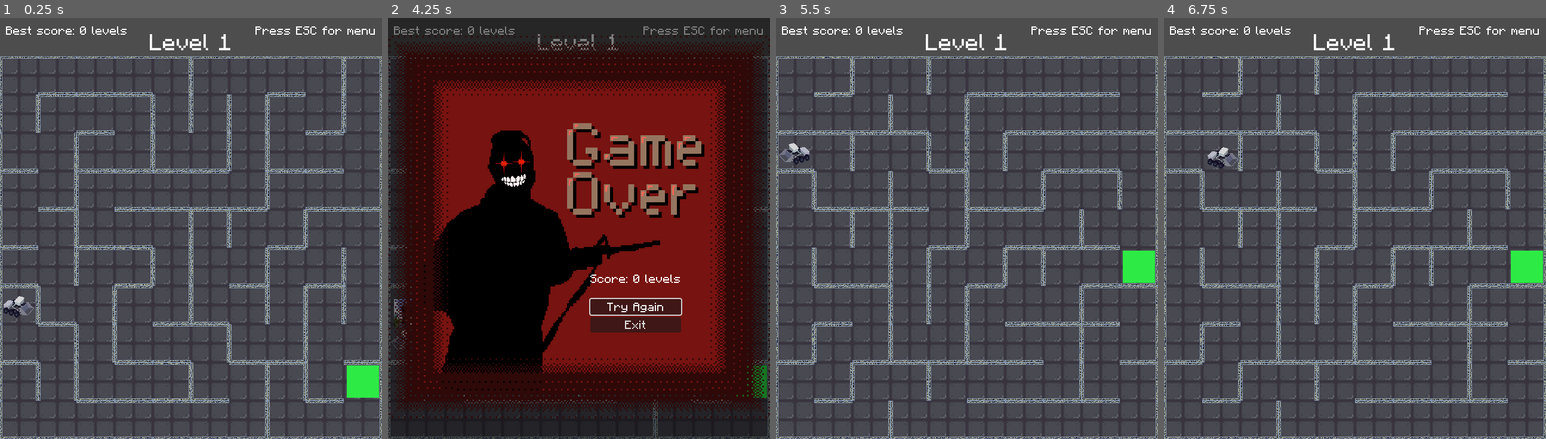
Above: before the commit, frames 1-4 (left to right).
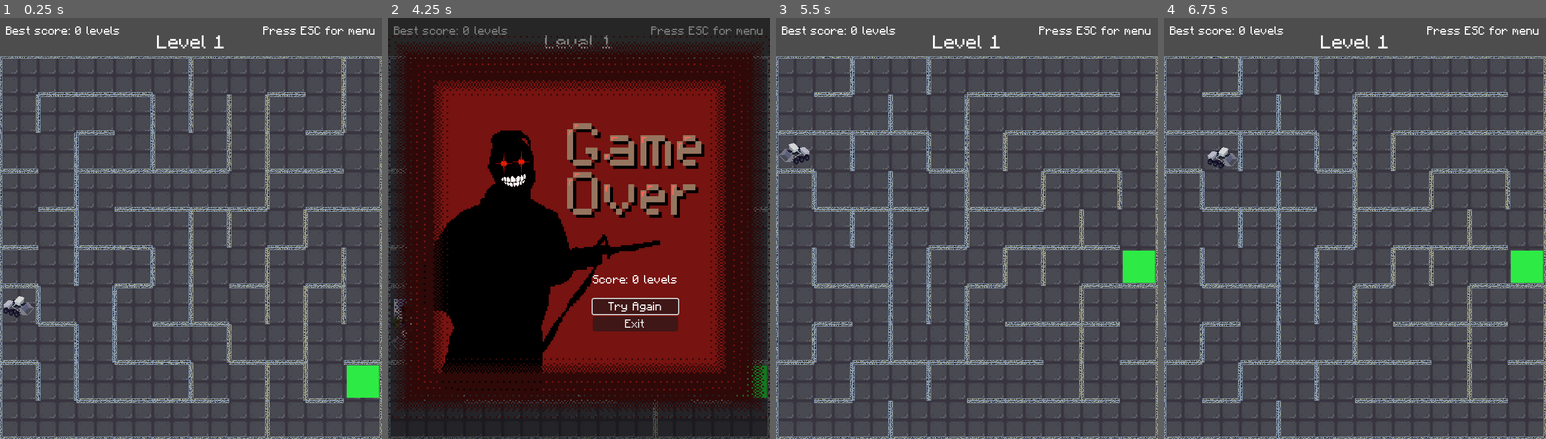
Above: after the commit, the same moments.

Repository: gkim14/CS471_LawlorsLabyrinth
Game: Godot game, scene res://scenes/Main.tscn
The game is run twice, just before and just after one commit, with the same random seed, the same clock (stepped at 60 frames per second) and the same inputs. This scene is started directly instead of the project's main scene.
Inputs:
- Up to frame 1 (0.25 s): no input
- Up to frame 2 (4.25 s): tap Enter at 0.5, 2, 3.5 s; hold D (right) 0.53-1.28 s; tap Space at 1.25, 2.75 s; hold S (down) 1.28-2.03 s; hold D (right) 2.03-2.78 s; hold W (up) 2.78-3.53 s; hold A (left) from 3.53 s (still down); tap Escape (ui_cancel) at 4.15 s
- Up to frame 3 (5.5 s): release A (left) at 4.25 s; click "Try Again" at 4.25 s; hold A (left) from 5.03 s (still down)
- Up to frame 4 (6.75 s): tap Space at 5.75 s; release A (left) at 5.78 s; hold S (down) 5.78-6.53 s; hold D (right) from 6.53 s (still down)

The runs differ from the first frame. In frame 1, 0.8% of the frame differs, in the area x 2-99%, y 1-8%; in frame 2, 1.3%, in the area x 2-99%, y 1-75%; in frame 3, 0.8%; in frame 4, 0.8%.

Commit message:
feat: add transitions between UI elements

Diff:
--- a/project.godot
+++ b/project.godot
@@ -18,6 +18,7 @@
 [autoload]
 
 Global="*res://scripts/global.gd"
+TransitionManager="*res://scripts/transition_manager.gd"
 
 [display]
 
--- a/scenes/GameOver.tscn
+++ b/scenes/GameOver.tscn
@@ -8,6 +8,7 @@
 font_size = 30
 
 [sub_resource type="LabelSettings" id="LabelSettings_6bcno"]
+font_size = 15
 
 [node name="GameOver" type="Control"]
 process_mode = 3
@@ -80,10 +81,12 @@
 layout_mode = 2
 focus_neighbor_top = NodePath("../ExitButton")
 theme_override_fonts/font = ExtResource("3_vuicl")
+theme_override_font_sizes/font_size = 15
 text = "Try Again"
 
 [node name="ExitButton" type="Button" parent="CenterContainer/VBoxContainer"]
 layout_mode = 2
 focus_neighbor_bottom = NodePath("../ResetButton")
 theme_override_fonts/font = ExtResource("3_vuicl")
+theme_override_font_sizes/font_size = 15
 text = "Exit"
--- a/scenes/InstructionsWindow.tscn
+++ b/scenes/InstructionsWindow.tscn
@@ -54,12 +54,13 @@
 size_flags_vertical = 3
 theme_override_fonts/normal_font = ExtResource("2_j4mpu")
 theme_override_fonts/bold_font = ExtResource("3_xj81n")
-theme_override_font_sizes/bold_font_size = 18
+theme_override_font_sizes/normal_font_size = 15
+theme_override_font_sizes/bold_font_size = 20
 bbcode_enabled = true
 text = "[center][b]How To Play[/b][/center]
 
 Objective:
-Complete as many levels as you can without getting      caught by Lawlor!
+Complete as many levels as you can without getting caught by Lawlor!
 
 Controls:
 Use arrow keys or WASD to move.
@@ -67,10 +68,10 @@
 "
 fit_content = true
 scroll_active = false
-autowrap_mode = 1
 vertical_alignment = 1
 
 [node name="CloseButton" type="Button" parent="CenterContainer/Panel/VBoxContainer"]
 layout_mode = 2
 theme_override_fonts/font = ExtResource("2_j4mpu")
+theme_override_font_sizes/font_size = 15
 text = "Close"
--- a/scenes/Main.tscn
+++ b/scenes/Main.tscn
@@ -7,9 +7,13 @@
 [ext_resource type="FontFile" uid="uid://n5dm3jmtutgc" path="res://assets/mac's Extended Minecraft.ttf" id="5_vcsgt"]
 
 [sub_resource type="LabelSettings" id="LabelSettings_rarhs"]
-font_size = 30
+font_size = 25
 
 [sub_resource type="LabelSettings" id="LabelSettings_vcsgt"]
+font_size = 15
+
+[sub_resource type="LabelSettings" id="LabelSettings_c01mt"]
+font_size = 15
 
 [node name="Main" type="Node2D"]
 script = ExtResource("1_rarhs")
@@ -61,5 +65,6 @@
 offset_bottom = 33.0
 theme_override_fonts/font = ExtResource("5_vcsgt")
 text = "Best Score: X levels"
+label_settings = SubResource("LabelSettings_c01mt")
 horizontal_alignment = 1
 vertical_alignment = 1
--- a/scenes/PauseMenu.tscn
+++ b/scenes/PauseMenu.tscn
@@ -4,7 +4,7 @@
 [ext_resource type="FontFile" uid="uid://n5dm3jmtutgc" path="res://assets/mac's Extended Minecraft.ttf" id="2_g4jo0"]
 
 [sub_resource type="LabelSettings" id="LabelSettings_jvnd5"]
-font_size = 30
+font_size = 25
 
 [node name="PauseMenu" type="Control"]
 process_mode = 2
@@ -39,7 +39,8 @@
 [node name="Title" type="Label" parent="CenterContainer/VBoxContainer"]
 layout_mode = 2
 theme_override_fonts/font = ExtResource("2_g4jo0")
-text = "Pause Menu"
+text = "Pause Menu
+"
 label_settings = SubResource("LabelSettings_jvnd5")
 horizontal_alignment = 1
 vertical_alignment = 1
@@ -48,20 +49,24 @@
 layout_mode = 2
 focus_neighbor_top = NodePath("../ExitButton")
 theme_override_fonts/font = ExtResource("2_g4jo0")
+theme_override_font_sizes/font_size = 15
 text = "Resume"
 
 [node name="InstructionsButton" type="Button" parent="CenterContainer/VBoxContainer"]
 layout_mode = 2
 theme_override_fonts/font = ExtResource("2_g4jo0")
+theme_override_font_sizes/font_size = 15
 text = "Instructions"
 
 [node name="RestartButton" type="Button" parent="CenterContainer/VBoxContainer"]
 layout_mode = 2
 theme_override_fonts/font = ExtResource("2_g4jo0")
+theme_override_font_sizes/font_size = 15
 text = "Restart"
 
 [node name="ExitButton" type="Button" parent="CenterContainer/VBoxContainer"]
 layout_mode = 2
 focus_neighbor_bottom = NodePath("../ResumeButton")
 theme_override_fonts/font = ExtResource("2_g4jo0")
+theme_override_font_sizes/font_size = 15
 text = "Exit"
--- a/scenes/StartScreen.tscn
+++ b/scenes/StartScreen.tscn
@@ -6,6 +6,9 @@
 
 [sub_resource type="LabelSettings" id="LabelSettings_pswtb"]
 font_size = 30
+
+[sub_resource type="LabelSettings" id="LabelSettings_a0vbq"]
+font_size = 15
 
 [node name="StartScreen" type="Control"]
 layout_mode = 3
@@ -71,6 +74,7 @@
 theme_override_fonts/font = ExtResource("3_a0vbq")
 text = "Best Score: X levels
 "
+label_settings = SubResource("LabelSettings_a0vbq")
 horizontal_alignment = 1
 vertical_alignment = 1
 
@@ -78,11 +82,13 @@
 layout_mode = 2
 focus_neighbor_top = NodePath("../QuitButton")
 theme_override_fonts/font = ExtResource("3_a0vbq")
+theme_override_font_sizes/font_size = 15
 text = "Play"
 
 [node name="InstructionsButton" type="Button" parent="CenterContainer/VBoxContainer"]
 layout_mode = 2
 theme_override_fonts/font = ExtResource("3_a0vbq")
+theme_override_font_sizes/font_size = 15
 text = "Instructions
 "
 
@@ -90,4 +96,5 @@
 layout_mode = 2
 focus_neighbor_bottom = NodePath("../PlayButton")
 theme_override_fonts/font = ExtResource("3_a0vbq")
+theme_override_font_sizes/font_size = 15
 text = "Quit"
--- /dev/null
+++ b/scenes/TransitionLayer.tscn
@@ -0,0 +1,16 @@
+[gd_scene load_steps=2 format=3 uid="uid://dmq6a6wwmwnxe"]
+
+[ext_resource type="Script" uid="uid://d3d10v4cdssj6" path="res://scripts/transition_layer.gd" id="1_0hsmw"]
+
+[node name="TransitionLayer" type="CanvasLayer"]
+script = ExtResource("1_0hsmw")
+
+[node name="ColorRect" type="ColorRect" parent="."]
+modulate = Color(1, 1, 1, 0)
+anchors_preset = 15
+anchor_right = 1.0
+anchor_bottom = 1.0
+grow_horizontal = 2
+grow_vertical = 2
+mouse_filter = 2
+color = Color(0, 0, 0, 1)
--- a/scripts/game_over.gd
+++ b/scripts/game_over.gd
@@ -21,9 +21,11 @@
 	Global.level_count = 1
 	Global.curr_score = 0
 	Global.maze_size = 10
-	get_tree().reload_current_scene()
+
+	await TransitionManager.reload_scene_fade()
 
 func on_exit_to_start():
 	get_tree().paused = false
 	Global.game_over = false
-	get_tree().change_scene_to_file("res://scenes/StartScreen.tscn")
+
+	await TransitionManager.change_scene_fade("res://scenes/StartScreen.tscn")
--- a/scripts/instructions_window.gd
+++ b/scripts/instructions_window.gd
@@ -9,5 +9,6 @@
 	close_button.pressed.connect(on_close)
 
 func on_close():
+	await TransitionManager.fade_out_ui(self, 0.1)
 	emit_signal("closed")
 	queue_free()
--- a/scripts/lawlor.gd
+++ b/scripts/lawlor.gd
@@ -38,3 +38,5 @@
 		get_tree().current_scene.get_node("UI").add_child(game_over)
 	else:
 		get_tree().current_scene.add_child(game_over)
+
+	await TransitionManager.fade_in_ui(game_over, 0.1)
--- a/scripts/main.gd
+++ b/scripts/main.gd
@@ -8,6 +8,7 @@
 @onready var addon = $MazeAddon
 
 func _ready():
+	TransitionManager.fade_out(0.5)
 	pause_menu.visible = false
 	level.text = "Level " + str(Global.level_count)
 	if Global.level_count%5 == 0:
@@ -32,14 +33,14 @@
 func toggle_pause():
 	var paused := not get_tree().paused
 	get_tree().paused = paused
-	pause_menu.visible = paused
 
 	if paused:
+		await TransitionManager.fade_in_ui(pause_menu, 0.1)
 		pause_menu.resume_button.grab_focus()
 
 func on_resume():
+	await TransitionManager.fade_out_ui(pause_menu, 0.1)
 	get_tree().paused = false
-	pause_menu.visible = false
 
 func on_instructions():
 	# Disable menu input while window is active
@@ -53,6 +54,8 @@
 		get_tree().current_scene.get_node("UI").add_child(instructions)
 	else:
 		get_tree().current_scene.add_child(instructions)
+
+	await TransitionManager.fade_in_ui(instructions, 0.1)
 
 func close_instructions():
 	# Enable menu input when window closes
@@ -75,4 +78,4 @@
 
 func on_exit_to_start():
 	get_tree().paused = false
-	get_tree().change_scene_to_file("res://scenes/StartScreen.tscn")
+	await TransitionManager.change_scene_fade("res://scenes/StartScreen.tscn")
--- a/scripts/rd_maze.gd
+++ b/scripts/rd_maze.gd
@@ -92,4 +92,3 @@
 			unvisited.erase(current)
 		elif stack:
 			current = stack.pop_back()
-		#await get_tree().process_frame
--- a/scripts/start_screen.gd
+++ b/scripts/start_screen.gd
@@ -6,6 +6,8 @@
 @onready var quit_button = $CenterContainer/VBoxContainer/QuitButton
 
 func _ready():
+	call_deferred("on_ready_deferred")
+
 	if Global.best_score == 1:
 		best_score.text = "Best Score: " + str(Global.best_score) + " level\n"
 	else:
@@ -16,14 +18,17 @@
 	instructions_button.pressed.connect(on_instructions)
 	quit_button.pressed.connect(on_quit)
 
+func on_ready_deferred():
+	await TransitionManager.fade_out(0.5)
+
 func on_play():
-	print("start")
 	Global.game_over = false
 	Global.new_level = true
 	Global.level_count = 1
 	Global.curr_score = 0
 	Global.maze_size = 10
-	get_tree().change_scene_to_file("res://scenes/Main.tscn")
+
+	await TransitionManager.change_scene_fade("res://scenes/Main.tscn")
 
 func on_instructions():
 	# Disable menu input while window is active
@@ -35,6 +40,8 @@
 	instructions.closed.connect(func(): close_instructions())
 	get_tree().root.add_child(instructions)
 
+	await TransitionManager.fade_in_ui(instructions, 0.1)
+
 func close_instructions():
 	# Enable menu input when window closes
 	for button in $CenterContainer/VBoxContainer.get_children():
--- /dev/null
+++ b/scripts/transition_layer.gd
@@ -0,0 +1,28 @@
+extends CanvasLayer
+
+@onready var overlay: ColorRect = $ColorRect
+var tween: Tween
+var initialized = false
+
+func _ready():
+	overlay.visible = true
+	overlay.modulate.a = 0.0
+	initialized = true
+
+func fade_in(duration: float = 0.5) -> void:
+	if not initialized:
+		push_error("transition_layer.fade_in called before initialized")
+		return
+
+	tween = create_tween()
+	tween.tween_property(overlay, "modulate:a", 1.0, duration)
+	await tween.finished
+
+func fade_out(duration: float = 0.5) -> void:
+	if not initialized:
+		push_error("transition_layer.fade_out called before initialized")
+		return
+
+	tween = create_tween()
+	tween.tween_property(overlay, "modulate:a", 0.0, duration)
+	await tween.finished
--- /dev/null
+++ b/scripts/transition_manager.gd
@@ -0,0 +1,66 @@
+extends Node
+
+@onready var transition_scene = preload("res://scenes/TransitionLayer.tscn")
+var transition_layer: Node = null
+
+func _ready():
+	transition_layer = transition_scene.instantiate()
+	get_tree().root.call_deferred("add_child", transition_layer)
+	await wait_until_tree_layer()
+	transition_layer.layer = 9999
+	transition_layer.process_mode = Node.PROCESS_MODE_ALWAYS
+
+func wait_until_tree_layer():
+	while not transition_layer or not transition_layer.is_inside_tree():
+		await get_tree().process_frame
+
+func ensure_layer_initialized():
+	await wait_until_tree_layer()
+	while not transition_layer or not transition_layer.is_inside_tree():
+		await get_tree().process_frame
+
+# Scene fade functions
+func change_scene_fade(scene_path: String, fade_time = 0.5):
+	await transition_layer.fade_in(fade_time)
+	get_tree().change_scene_to_file(scene_path)
+	await get_tree().process_frame
+	await transition_layer.fade_out(fade_time)
+
+func reload_scene_fade(fade_time = 0.5):
+	var current = get_tree().current_scene.scene_file_path
+	await change_scene_fade(current, fade_time)
+
+func fade_in(duration: float = 0.5):
+	await ensure_layer_initialized()
+	await transition_layer.fade_in(duration)
+
+func fade_out(duration: float = 0.5):
+	await ensure_layer_initialized()
+	await transition_layer.fade_out(duration)
+
+# UI fade functions
+func fade_in_ui(ui_node: Control, duration := 0.25):
+	if not is_instance_valid(ui_node):
+		push_warning ("fade_in_ui() called on invalid node")
+		return
+
+	ui_node.visible = true
+	ui_node.modulate.a = 0.0
+
+	var tween = get_tree().create_tween()
+	tween.set_pause_mode(Tween.TWEEN_PAUSE_PROCESS)
+	tween.set_parallel(true)
+	tween.tween_property(ui_node, "modulate:a", 1.0, duration)
+	await tween.finished
+
+func fade_out_ui(ui_node: Control, duration := 0.25):
+	if not is_instance_valid(ui_node):
+		push_warning ("fade_out_ui() called on invalid node")
+		return
+
+	var tween = get_tree().create_tween()
+	tween.set_pause_mode(Tween.TWEEN_PAUSE_PROCESS)
+	tween.set_parallel(true)
+	tween.tween_property(ui_node, "modulate:a", 0.0, duration)
+	await tween.finished
+	ui_node.visible = false
Not shown: 1 places in scenes/Main.tscn that only renumber resources
Not shown: 1 places in scenes/StartScreen.tscn that only renumber resources
Not shown, added: scripts/transition_layer.gd.uid
Not shown, added: scripts/transition_manager.gd.uid
